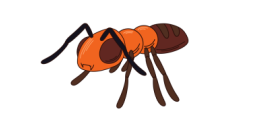
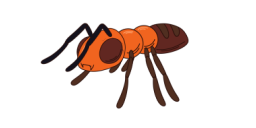
Two versions of the same layered image (w=256, h=128). Layer-by-layer changes:
painted on "Capa 26" over (65, 23, 147, 77)
